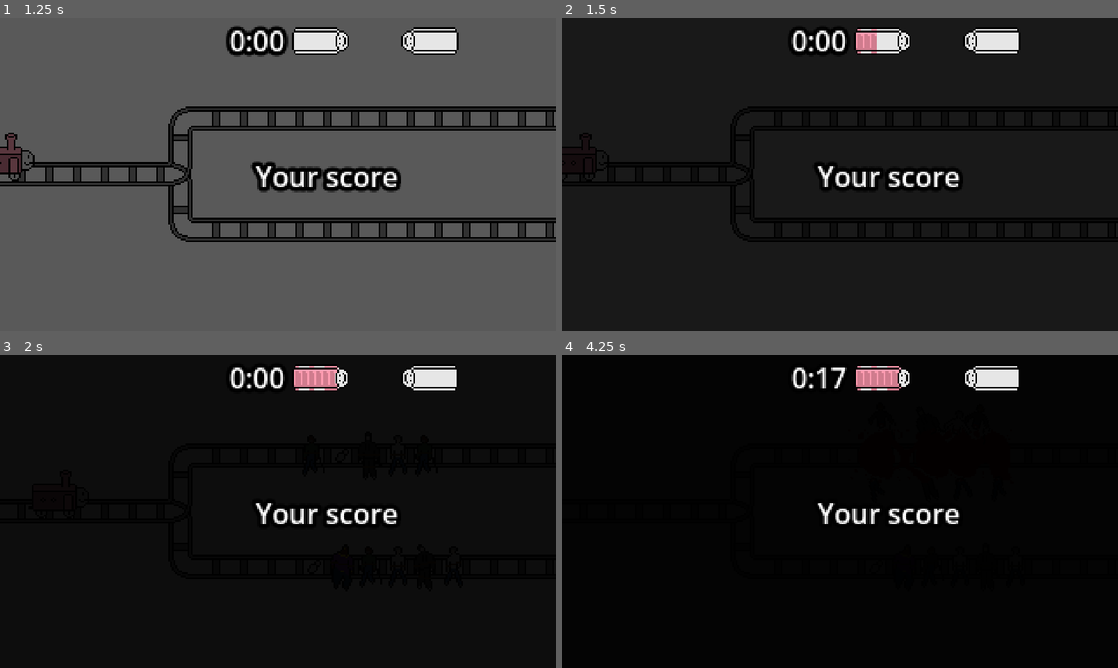
Above: before the commit, frames 1-4 (two rows, left to right).
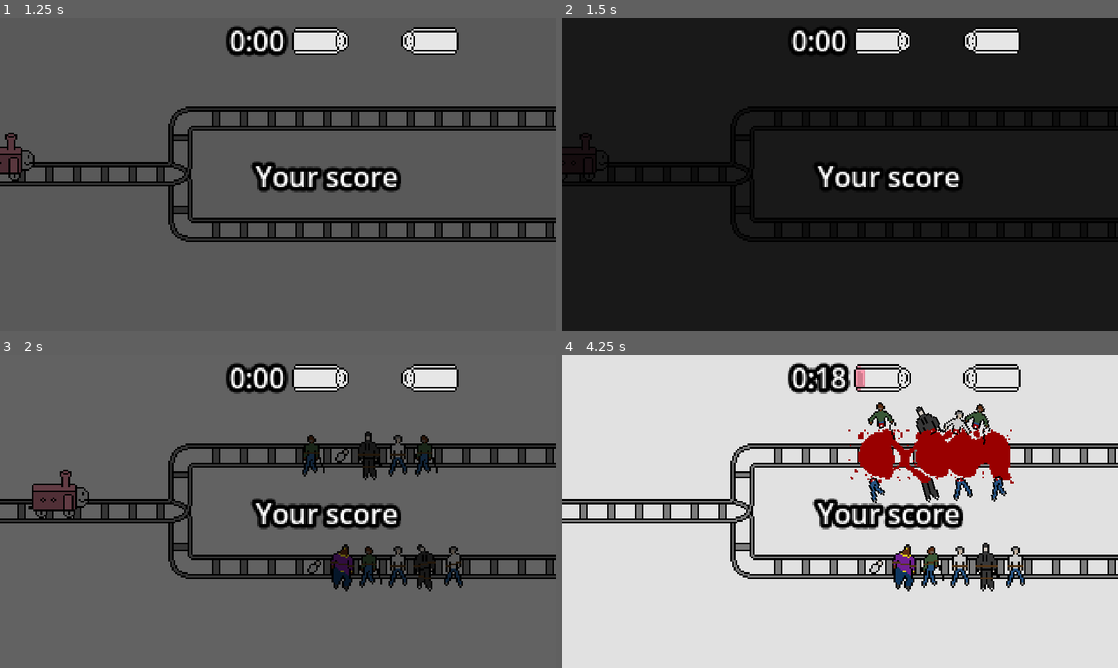
Above: after the commit, the same moments.

Repository: EnzoShoes/problematic-trolley
Game: Godot game, scene res://Scenes/Title Screen/Title Screen.tscn
Two runs of this game, one before a commit and one after it. Both use one fixed random seed, a clock stepped at 60 frames per second and the inputs below.
Inputs:
- Up to frame 1 (1.25 s): click "Play" at 0.5 s
- Up to frame 2 (1.5 s): tap Enter (ui_accept) at 1.25, 1.35 s; hold W (up) from 1.28 s (still down)
- Up to frame 3 (2 s): keep holding W (up); tap Enter (ui_accept) at 1.52, 1.82 s
- Up to frame 4 (4.25 s): release W (up) at 2.03 s; hold S (down) 2.03-2.78 s; tap Enter (ui_accept) at 2.1, 2.27, 2.57, 2.85, 3.6, 3.77, 4.07 s; hold W (up) from 2.78 s (still down)

Frame 1 is identical in both runs. In frame 2, 0.2% of the frame differs, in the area x 52-57%, y 3-12%; in frame 3, 90%; in frame 4, 91%, in the area x 0-100%, y 0-100%.
Error after the commit: Attempt to call function 'update_progress_bar' in base 'null instance' on a null instance. (res://Scripts/score_manager.gd:30)

Commit message:
fix(scenetransition) : code cleanup

Diff:
--- a/test/Scenes/main_problem_scene.tscn
+++ b/test/Scenes/main_problem_scene.tscn
@@ -6,7 +6,7 @@
 [ext_resource type="PackedScene" uid="uid://bmw4hbao1f851" path="res://Scenes/In Game-UI/Score bars.tscn" id="4_ka6ww"]
 [ext_resource type="Script" path="res://Scripts/troley_control.gd" id="5_qwhgc"]
 [ext_resource type="PackedScene" uid="uid://cah4mpd32e14d" path="res://Scenes/trolley.tscn" id="6_k2tx0"]
-[ext_resource type="Script" path="res://Scripts/score_manager.gd" id="7_f3hnr"]
+[ext_resource type="PackedScene" uid="uid://ck87kr8c554r3" path="res://Scenes/score_manager.tscn" id="7_ea38s"]
 
 [sub_resource type="CircleShape2D" id="CircleShape2D_4aeny"]
 
@@ -139,8 +139,7 @@
 [node name="Trolley" parent="troley_controls" instance=ExtResource("6_k2tx0")]
 unique_name_in_owner = true
 
-[node name="Score_manager" type="Node" parent="."]
-script = ExtResource("7_f3hnr")
+[node name="Score_manager" parent="." instance=ExtResource("7_ea38s")]
 
 [node name="time_to_solve" type="Timer" parent="."]
 wait_time = 20.0
--- /dev/null
+++ b/test/Scenes/score_manager.tscn
@@ -0,0 +1,6 @@
+[gd_scene load_steps=2 format=3 uid="uid://ck87kr8c554r3"]
+
+[ext_resource type="Script" path="res://Scripts/score_manager.gd" id="1_hrqxo"]
+
+[node name="Score_manager" type="Node"]
+script = ExtResource("1_hrqxo")
--- a/test/Scripts/scene_transition.gd
+++ b/test/Scripts/scene_transition.gd
@@ -1,14 +1,6 @@
 extends CanvasLayer
 @onready var color_rect: ColorRect = $Control/ColorRect
 @onready var animation_player: AnimationPlayer = $Control/ColorRect/AnimationPlayer
-
-
-
-func _process(delta: float) -> void:
-	if Input.is_action_just_pressed("ui_accept"):
-		fade_in()
-	if Input.is_action_just_pressed("ui_cancel"):
-		fade_out()
 
 func fade_in():
 	animation_player.play("Transition")
--- a/test/Scripts/score_manager.gd
+++ b/test/Scripts/score_manager.gd
@@ -11,7 +11,6 @@
 
 
 func _process(delta: float) -> void:
-	debbug_inputs()
 	update_ui()
 	check_for_win()
 	update_best_freedom_score()
@@ -25,11 +24,6 @@
 		print("freedom increased")
 	else:
 		printerr("no conditions met")
-
-func debbug_inputs():
-	if Input.is_action_just_pressed("ui_accept"):
-		print("adding score")
-		add_score(1)
 
 func update_ui(): #pass the value of the score to the gauges so they can be updated in the UI
 	var trust_gauge_value = 100 * trust_score / number_of_phases
--- a/test/project.godot
+++ b/test/project.godot
@@ -19,6 +19,7 @@
 
 Globals="*res://Scripts/globals.gd"
 SceneTransition="*res://Scenes/In Game-UI/Scene_Transition.tscn"
+ScoreManager="*res://Scenes/score_manager.tscn"
 
 [display]
 
